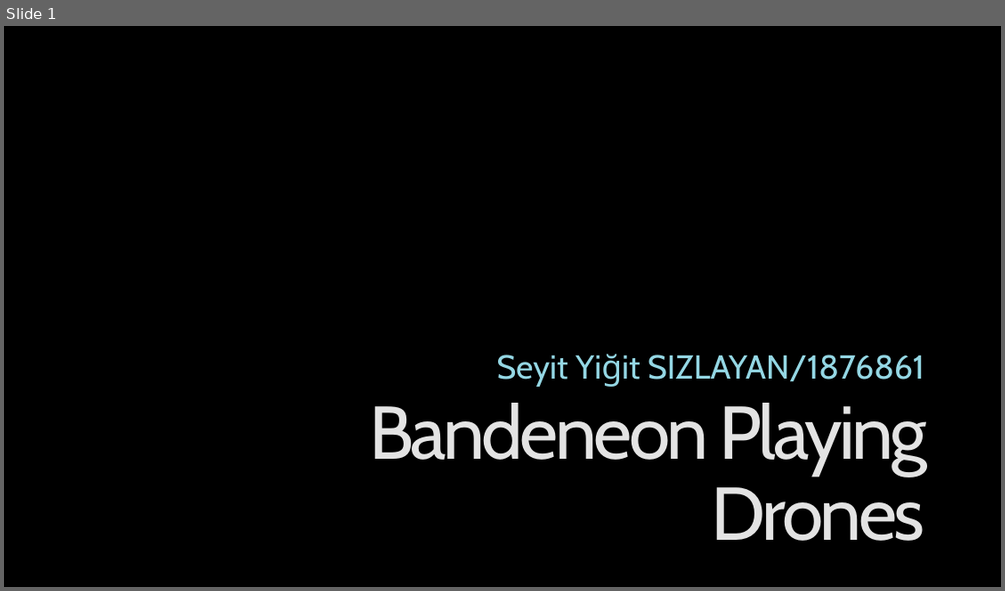
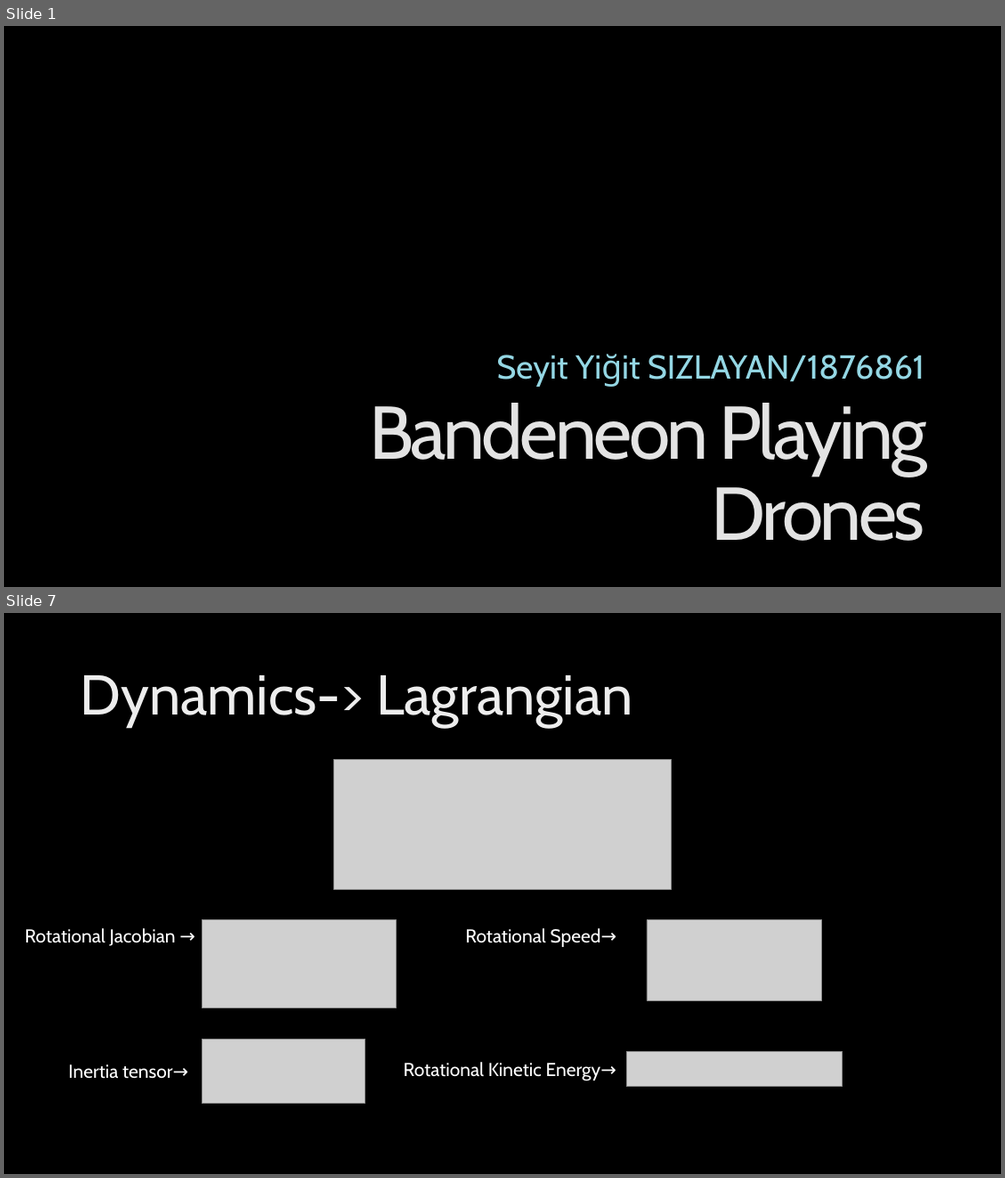
Before and after one commit to sysizlayan/Bandeneon-Playing-Drones-on-Vrep, a slide deck: Bandeneon Playing Drones.pptx. Shown one above the other, each under a label of ours: slide 1 before the commit, slides 1 and 7 after it; the slides between them are not shown. The pictures are 1005x591 and 1005x1178 pixels, drawn with LibreOffice and Linux fonts; fonts in the diff are those of the drawing; grey boxes stand for pictures; background and template pictures are left out. Boxes give left, top, right and bottom in pixels: in the first picture for what was removed or moved away, otherwise in the second. Text is boxed around its words. In the diff, an @@ line names an element or a change of style, - is before the commit and + after.

```diff
--- a/Bandeneon Playing Drones.pptx
+++ b/Bandeneon Playing Drones.pptx
@@ slide 7 added at box(4, 613, 1001, 1174), background picture (left out) @@
@@ title added at box(80, 675, 633, 728), 54 pt, text gradient #BFBFBF to #EDEDED to #FFFFFF @@
+Dynamics-> Lagrangian
@@ picture added at box(334, 760, 671, 890) @@
@@ text added at box(24, 928, 176, 946), 18 pt, text #FFFFFF @@
+Rotational Jacobian →
@@ picture added at box(202, 920, 396, 1008) @@
@@ text added at box(465, 928, 617, 947), 18 pt, text #FFFFFF @@
+Rotational Speed→
@@ picture added at box(647, 920, 822, 1000) @@
@@ picture added at box(202, 1038, 365, 1103) @@
@@ text added at box(68, 1064, 188, 1078), 18 pt, text #FFFFFF @@
+Inertia tensor→
@@ text added at box(404, 1062, 616, 1081), 18 pt, text #FFFFFF @@
+Rotational Kinetic Energy→
@@ picture added at box(626, 1051, 842, 1086) @@
```
Also in this commit, not shown: 18 other slides added, 8 other files.
